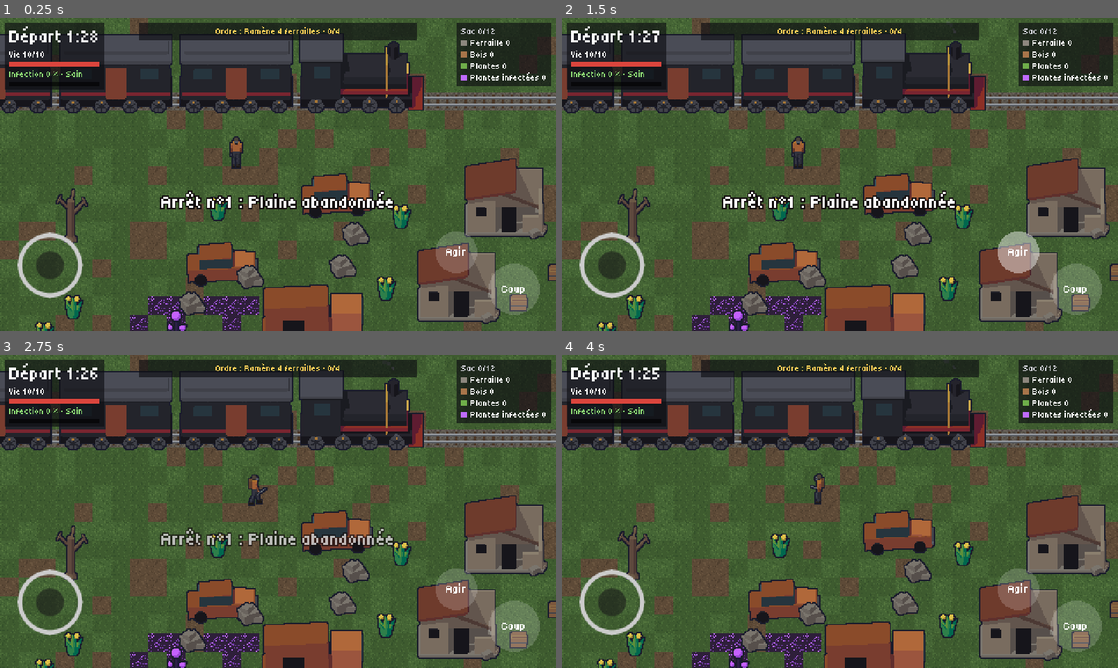
Above: before the commit, frames 1-4 (two rows, left to right).
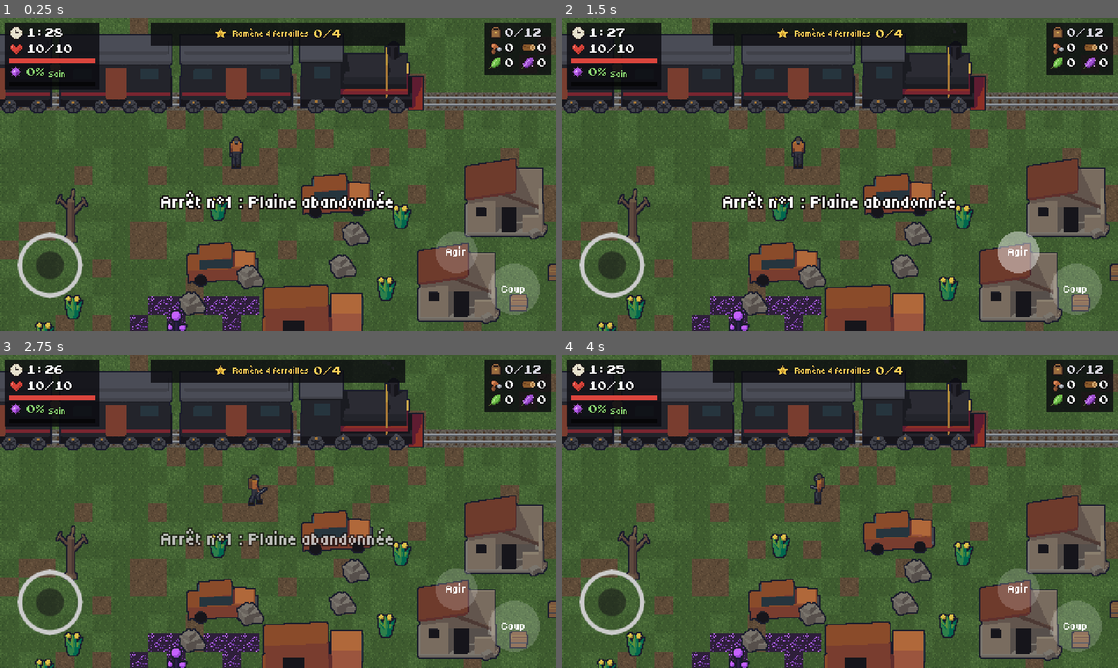
Above: after the commit, the same moments.

Repository: Andrews-Hef/Runaway-_train-
Game: Godot game, scene res://levels/stop_zone/stop_zone.tscn
Same seed, same stepped clock (60 frames per second), same inputs: the game is played once before the commit and once after it. This scene is started directly instead of the project's main scene.
Inputs (mouse positions are in pixels of both pictures, inside the frame that each line leads up to):
- Up to frame 1 (0.25 s): no input
- Up to frame 2 (1.5 s): tap Enter at 0.5 s; drag from (1073, 290) to (795, 121) at 0.52 s; drag from (1017, 252) to (795, 121) at 1.27 s
- Up to frame 3 (2.75 s): move the mouse to (333, 442) at 2.02 s; hold D (move_right) from 2.03 s (still down); hold Space (attack) from 2.03 s (still down); click (333, 442) at 2.17 s
- Up to frame 4 (4 s): release D (move_right) at 2.75 s; release Space (attack) at 2.75 s; drag from (812, 574) to (817, 498) at 2.77 s; tap Space (attack) at 3.5 s; move the mouse to (1006, 558) at 3.52 s; hold A (move_left) from 3.53 s (still down); hold Space (attack) from 3.53 s (still down); click (1006, 558) at 3.67 s

The runs differ from the first frame. In frame 1, 4.4% of the frame differs, in the area x 1-100%, y 1-22%; in frame 2, 4.4%; in frame 3, 4.4%; in frame 4, 4.4%.

Commit message:
feat: HUD plus lisible avec des icônes, décor du train ralenti
- Icônes pixel art 12 px (tools/gen_icons.py) : temps, vie, infection, sac, ordre,
  recrue, plan, et chaque ressource (LootData.icon)
- HUD : icône + chiffre pour le temps, la vie, l'infection (avec son palier),
  le sac et chaque ressource en deux colonnes ; ordre du capitaine avec sa progression
- Chiffres en Press Start 2P (SIL OFL 1.1, ajoutée à la licence), textes avec
  ombre portée, panneaux plus opaques
- Icônes aussi dans l'onglet Stock du train
- Décor qui défile ralenti (intérieur, trajet, écran titre), roues au même rythme

Diff:
--- a/core/loot_data.gd
+++ b/core/loot_data.gd
@@ -6,8 +6,10 @@
 ## Identifiant stable, utilisé dans les sauvegardes et le butin.
 @export var id: StringName
 @export var display_name: String
-## Couleur du compteur dans le HUD, en attendant les icônes.
+## Couleur du texte de la ressource (listes, bilan).
 @export var color: Color = Color.WHITE
+## Icône 12x12 (HUD, menus, bilan). Générées par tools/gen_icons.py.
+@export var icon: Texture2D
 ## Ressource infectée : vaut plus, mais expose le joueur quand il la récolte.
 @export var infected: bool = false
 ## Rare : n'apparaît dans le HUD qu'une fois trouvée.
--- a/data/loot/antibiotics.tres
+++ b/data/loot/antibiotics.tres
@@ -1,5 +1,6 @@
 [gd_resource type="Resource" script_class="LootData" format=3]
 
+[ext_resource type="Texture2D" path="res://assets/ui/icons/antibiotics.png" id="2_icon"]
 [ext_resource type="Script" path="res://core/loot_data.gd" id="1_loot"]
 
 [resource]
@@ -9,3 +10,4 @@
 color = Color(0.95, 0.55, 0.55, 1)
 rare = true
 cure = 0.2
+icon = ExtResource("2_icon")
--- a/data/loot/antiseptic.tres
+++ b/data/loot/antiseptic.tres
@@ -1,5 +1,6 @@
 [gd_resource type="Resource" script_class="LootData" format=3]
 
+[ext_resource type="Texture2D" path="res://assets/ui/icons/antiseptic.png" id="2_icon"]
 [ext_resource type="Script" path="res://core/loot_data.gd" id="1_loot"]
 
 [resource]
@@ -9,3 +10,4 @@
 color = Color(0.95, 0.95, 0.9, 1)
 rare = true
 cure = 0.1
+icon = ExtResource("2_icon")
--- a/data/loot/chemicals.tres
+++ b/data/loot/chemicals.tres
@@ -1,5 +1,6 @@
 [gd_resource type="Resource" script_class="LootData" format=3]
 
+[ext_resource type="Texture2D" path="res://assets/ui/icons/chemicals.png" id="2_icon"]
 [ext_resource type="Script" path="res://core/loot_data.gd" id="1_loot"]
 
 [resource]
@@ -8,3 +9,4 @@
 display_name = "Produits chimiques"
 color = Color(0.55, 0.9, 0.75, 1)
 rare = true
+icon = ExtResource("2_icon")
--- a/data/loot/cloth.tres
+++ b/data/loot/cloth.tres
@@ -1,5 +1,6 @@
 [gd_resource type="Resource" script_class="LootData" format=3]
 
+[ext_resource type="Texture2D" path="res://assets/ui/icons/cloth.png" id="2_icon"]
 [ext_resource type="Script" path="res://core/loot_data.gd" id="1_l6p2w"]
 
 [resource]
@@ -8,3 +9,4 @@
 display_name = "Tissu"
 color = Color(0.7254902, 0.63529414, 0.47843137, 1)
 rare = true
+icon = ExtResource("2_icon")
--- a/data/loot/herb.tres
+++ b/data/loot/herb.tres
@@ -1,5 +1,6 @@
 [gd_resource type="Resource" script_class="LootData" format=3]
 
+[ext_resource type="Texture2D" path="res://assets/ui/icons/herb.png" id="2_icon"]
 [ext_resource type="Script" path="res://core/loot_data.gd" id="1_6rgwe"]
 
 [resource]
@@ -7,3 +8,4 @@
 id = &"herb"
 display_name = "Plantes"
 color = Color(0.43529412, 0.68235296, 0.2901961, 1)
+icon = ExtResource("2_icon")
--- a/data/loot/infected_herb.tres
+++ b/data/loot/infected_herb.tres
@@ -1,5 +1,6 @@
 [gd_resource type="Resource" script_class="LootData" format=3]
 
+[ext_resource type="Texture2D" path="res://assets/ui/icons/infected_herb.png" id="2_icon"]
 [ext_resource type="Script" path="res://core/loot_data.gd" id="1_levgv"]
 
 [resource]
@@ -8,3 +9,4 @@
 display_name = "Plantes infectées"
 color = Color(0.7529412, 0.41960785, 1, 1)
 infected = true
+icon = ExtResource("2_icon")
--- a/data/loot/metal_plate.tres
+++ b/data/loot/metal_plate.tres
@@ -1,5 +1,6 @@
 [gd_resource type="Resource" script_class="LootData" format=3]
 
+[ext_resource type="Texture2D" path="res://assets/ui/icons/metal_plate.png" id="2_icon"]
 [ext_resource type="Script" path="res://core/loot_data.gd" id="1_loot"]
 
 [resource]
@@ -8,3 +9,4 @@
 display_name = "Plaques de métal"
 color = Color(0.7, 0.72, 0.78, 1)
 rare = true
+icon = ExtResource("2_icon")
--- a/data/loot/parts.tres
+++ b/data/loot/parts.tres
@@ -1,5 +1,6 @@
 [gd_resource type="Resource" script_class="LootData" format=3]
 
+[ext_resource type="Texture2D" path="res://assets/ui/icons/parts.png" id="2_icon"]
 [ext_resource type="Script" path="res://core/loot_data.gd" id="1_r35bo"]
 
 [resource]
@@ -8,3 +9,4 @@
 display_name = "Pièces mécaniques"
 color = Color(0.56078434, 0.6901961, 0.78431374, 1)
 rare = true
+icon = ExtResource("2_icon")
--- a/data/loot/scrap.tres
+++ b/data/loot/scrap.tres
@@ -1,5 +1,6 @@
 [gd_resource type="Resource" script_class="LootData" format=3]
 
+[ext_resource type="Texture2D" path="res://assets/ui/icons/scrap.png" id="2_icon"]
 [ext_resource type="Script" path="res://core/loot_data.gd" id="1_0jpjw"]
 
 [resource]
@@ -7,3 +8,4 @@
 id = &"scrap"
 display_name = "Ferraille"
 color = Color(0.5529412, 0.5294118, 0.49411765, 1)
+icon = ExtResource("2_icon")
--- a/data/loot/serum.tres
+++ b/data/loot/serum.tres
@@ -1,5 +1,6 @@
 [gd_resource type="Resource" script_class="LootData" format=3]
 
+[ext_resource type="Texture2D" path="res://assets/ui/icons/serum.png" id="2_icon"]
 [ext_resource type="Script" path="res://core/loot_data.gd" id="1_loot"]
 
 [resource]
@@ -9,3 +10,4 @@
 color = Color(0.5, 0.85, 1.0, 1)
 rare = true
 cure = 0.35
+icon = ExtResource("2_icon")
--- a/data/loot/vaccine.tres
+++ b/data/loot/vaccine.tres
@@ -1,5 +1,6 @@
 [gd_resource type="Resource" script_class="LootData" format=3]
 
+[ext_resource type="Texture2D" path="res://assets/ui/icons/vaccine.png" id="2_icon"]
 [ext_resource type="Script" path="res://core/loot_data.gd" id="1_loot"]
 
 [resource]
@@ -9,3 +10,4 @@
 color = Color(1.0, 0.9, 0.4, 1)
 rare = true
 cure = 0.6
+icon = ExtResource("2_icon")
--- a/data/loot/wood.tres
+++ b/data/loot/wood.tres
@@ -1,5 +1,6 @@
 [gd_resource type="Resource" script_class="LootData" format=3]
 
+[ext_resource type="Texture2D" path="res://assets/ui/icons/wood.png" id="2_icon"]
 [ext_resource type="Script" path="res://core/loot_data.gd" id="1_tieyh"]
 
 [resource]
@@ -7,3 +8,4 @@
 id = &"wood"
 display_name = "Bois"
 color = Color(0.65882355, 0.45882353, 0.2901961, 1)
+icon = ExtResource("2_icon")
--- a/entities/train/train.gd
+++ b/entities/train/train.gd
@@ -22,6 +22,8 @@
 ## Écart entre deux wagons, en pixels.
 const WAGON_PITCH: float = 104.0
 const WAGON_FRAMES: SpriteFrames = preload("res://assets/sprites/wagon/wagon.tres")
+## Vitesse de l'animation des roues en marche (1 = vitesse td2d).
+const RUN_ANIMATION_SPEED: float = 0.55
 
 @onready var door: Interactable = $Door
 @onready var _body: StaticBody2D = $Body
@@ -82,6 +84,8 @@
 	for car: Node in _cars.get_children():
 		if car is AnimatedSprite2D:
 			(car as AnimatedSprite2D).play(&"run_s" if value else &"idle_s")
+			# Les roues tournent au rythme du décor qui défile (ralenti).
+			(car as AnimatedSprite2D).speed_scale = RUN_ANIMATION_SPEED if value else 1.0
 	_smoke.amount = 24 if value else 6
 	_smoke.initial_velocity_min = 18.0 if value else 6.0
 	_smoke.initial_velocity_max = 28.0 if value else 10.0
--- a/levels/journey/journey.tscn
+++ b/levels/journey/journey.tscn
@@ -20,7 +20,7 @@
 
 [node name="Scenery" type="Parallax2D" parent="."]
 repeat_size = Vector2(768, 0)
-autoscroll = Vector2(-160, 0)
+autoscroll = Vector2(-70, 0)
 repeat_times = 3
 
 [node name="Ground" type="TileMapLayer" parent="Scenery"]
--- a/levels/title/title.tscn
+++ b/levels/title/title.tscn
@@ -22,7 +22,7 @@
 
 [node name="Ground" type="Parallax2D" parent="."]
 repeat_size = Vector2(768, 0)
-autoscroll = Vector2(-200, 0)
+autoscroll = Vector2(-80, 0)
 repeat_times = 3
 
 [node name="Tiles" type="TileMapLayer" parent="Ground"]
--- a/levels/train_interior/train_interior.tscn
+++ b/levels/train_interior/train_interior.tscn
@@ -19,7 +19,7 @@
 
 [node name="Ground" type="Parallax2D" parent="."]
 repeat_size = Vector2(768, 0)
-autoscroll = Vector2(-240, 0)
+autoscroll = Vector2(-90, 0)
 repeat_times = 3
 
 [node name="Tiles" type="TileMapLayer" parent="Ground"]
--- a/ui/hud/hud.gd
+++ b/ui/hud/hud.gd
@@ -1,16 +1,27 @@
 extends CanvasLayer
-## Interface en jeu : temps d'arrêt restant, vie, exposition, butin et consignes.
+## Interface en jeu : temps d'arrêt restant, vie, infection, butin et consignes.
 ##
 ## Elle n'a aucune logique de jeu : elle affiche ce que les systèmes lui signalent.
+## Icônes 12 px (assets/ui/icons/) et chiffres en 16 px, textes cernés de noir :
+## lisible sur un petit écran.
 
 const NORMAL_TIME_COLOR: Color = Color(1.0, 1.0, 1.0)
 const WHISTLE_TIME_COLOR: Color = Color(1.0, 0.45, 0.35)
+const OUTLINE_COLOR: Color = Color(0.06, 0.05, 0.06)
+const BAG_ICON: Texture2D = preload("res://assets/ui/icons/bag.png")
+const RECRUIT_ICON: Texture2D = preload("res://assets/ui/icons/recruit.png")
+const PLAN_ICON: Texture2D = preload("res://assets/ui/icons/plan.png")
+## Police des chiffres : Press Start 2P (OFL), chiffres épais, nets à 8 px.
+const NUMBERS_FONT: Font = preload("res://assets/fonts/press_start_2p/PressStart2P-Regular.ttf")
 
 @onready var _timer_label: Label = %TimerLabel
 @onready var _health_label: Label = %HealthLabel
 @onready var _health_bar: ProgressBar = %HealthBar
 @onready var _toast: Label = %Toast
-@onready var _order: Label = %Order
+@onready var _order: Control = %Order
+@onready var _order_text: Label = %OrderText
+@onready var _order_progress: Label = %OrderProgress
+@onready var _stage_label: Label = %StageLabel
 @onready var _mash: Control = %Mash
 @onready var _mash_label: Label = %MashLabel
 @onready var _mash_bar: ProgressBar = %MashBar
@@ -28,10 +39,30 @@
 var _interactor: Interactor
 var _session: StopSession
 var _bag_label: Label
+var _loot_grid: GridContainer
+var _extras: VBoxContainer
+var _shown_plans: Array[StringName] = []
 var _banner_tween: Tween
 var _toast_tween: Tween
 var _captain_order: CaptainOrders.Order
 var _exposure_value: float = 0.0
+
+
+func _ready() -> void:
+	_outline_labels($Root)
+
+
+## Une ombre portée noire sous tous les textes : lisibles sur n'importe quel décor,
+## sans boucher l'intérieur des chiffres (un contour remplirait le creux des 8 et des 0).
+static func _outline_labels(node: Node) -> void:
+	for child: Node in node.get_children():
+		if child is Label and not (child as Label).has_theme_constant_override(&"outline_size"):
+			var label := child as Label
+			var big: bool = label.get_theme_font_size(&"font_size") >= 16
+			label.add_theme_color_override(&"font_shadow_color", OUTLINE_COLOR)
+			label.add_theme_constant_override(&"shadow_offset_x", 2 if big else 1)
+			label.add_theme_constant_override(&"shadow_offset_y", 2 if big else 1)
+		_outline_labels(child)
 
 
 func bind(session: StopSession, player: Player, loot_types: Array[LootData]) -> void:
@@ -85,12 +116,15 @@
 	if _captain_order.data.kind == OrderData.Kind.LOW_EXPOSURE:
 		var gained: float = maxf(_exposure_value - _session.result.exposure_start, 0.0)
 		done = gained * 100.0 < _captain_order.amount
-		progress = "+%d %%" % roundi(gained * 100.0)
+		progress = "+%d%%" % roundi(gained * 100.0)
 	else:
 		done = _captain_order.is_completed(_session.result)
 		progress = _captain_order.progress_text(_session.result)
-	_order.text = "Ordre : %s · %s%s" % [_captain_order.text(), progress, " (fait)" if done else ""]
-	_order.add_theme_color_override(&"font_color", Color(0.55, 0.85, 0.45) if done else Color(1.0, 0.82, 0.35))
+	_order_text.text = _captain_order.text()
+	_order_progress.text = progress
+	var color: Color = Color(0.55, 0.85, 0.45) if done else Color(1.0, 0.82, 0.35)
+	_order_text.add_theme_color_override(&"font_color", color)
+	_order_progress.add_theme_color_override(&"font_color", color)
 
 
 ## Message court au-dessus du jeu (vol, butin récupéré...). `bad` : en rouge.
@@ -112,28 +146,52 @@
 	return "%d:%02d" % [total / 60, total % 60]
 
 
+## Le sac : icône + nombre pour chaque ressource, en deux colonnes ; puis recrues et plans.
 func _build_loot_list() -> void:
 	for child: Node in _loot_list.get_children():
+		_loot_list.remove_child(child)
 		child.queue_free()
 	_loot_labels.clear()
-	_bag_label = Label.new()
-	_loot_list.add_child(_bag_label)
+	var bag_row := _icon_row(BAG_ICON)
+	_bag_label = bag_row.get_child(1) as Label
+	_loot_list.add_child(bag_row)
+	_loot_grid = GridContainer.new()
+	_loot_grid.columns = 2
+	_loot_grid.add_theme_constant_override(&"h_separation", 6)
+	_loot_grid.add_theme_constant_override(&"v_separation", 1)
+	_loot_list.add_child(_loot_grid)
 	for loot: LootData in _loot_types:
-		var row := HBoxContainer.new()
-		row.add_theme_constant_override(&"separation", 3)
-		var swatch := ColorRect.new()
-		swatch.color = loot.color
-		swatch.custom_minimum_size = Vector2(5.0, 5.0)
-		swatch.size_flags_vertical = Control.SIZE_SHRINK_CENTER
-		var label := Label.new()
-		row.add_child(swatch)
-		row.add_child(label)
-		_loot_list.add_child(row)
-		_loot_labels[loot.id] = label
+		var row := _icon_row(loot.icon)
+		row.tooltip_text = loot.display_name
+		_loot_grid.add_child(row)
+		_loot_labels[loot.id] = row.get_child(1) as Label
+	_extras = VBoxContainer.new()
+	_extras.add_theme_constant_override(&"separation", 1)
+	_loot_list.add_child(_extras)
+	_outline_labels(_loot_list)
+
+
+static func _icon_row(icon: Texture2D) -> HBoxContainer:
+	var row := HBoxContainer.new()
+	row.add_theme_constant_override(&"separation", 2)
+	row.mouse_filter = Control.MOUSE_FILTER_IGNORE
+	var picture := TextureRect.new()
+	picture.texture = icon
+	picture.custom_minimum_size = Vector2(12.0, 12.0)
+	picture.stretch_mode = TextureRect.STRETCH_KEEP_CENTERED
+	picture.size_flags_vertical = Control.SIZE_SHRINK_CENTER
+	picture.mouse_filter = Control.MOUSE_FILTER_IGNORE
+	row.add_child(picture)
+	var label := Label.new()
+	label.add_theme_font_override(&"font", NUMBERS_FONT)
+	label.add_theme_font_size_override(&"font_size", 8)
+	label.size_flags_vertical = Control.SIZE_SHRINK_CENTER
+	row.add_child(label)
+	return row
 
 
 func _on_time_changed(remaining: float) -> void:
-	_timer_label.text = "Départ " + format_time(remaining)
+	_timer_label.text = format_time(remaining)
 
 
 func _on_whistle_blown() -> void:
@@ -147,27 +205,42 @@
 func _on_loot_changed(result: ExpeditionResult) -> void:
 	for loot: LootData in _loot_types:
 		var amount: int = result.get_amount(loot.id)
-		_loot_labels[loot.id].text = "%s %d" % [loot.display_name, amount]
+		_loot_labels[loot.id].text = str(amount)
 		# Les matériaux rares n'apparaissent qu'une fois trouvés, pour garder le HUD lisible.
 		_loot_labels[loot.id].get_parent().visible = amount > 0 or not loot.rare
+	# Plans trouvés pendant la sortie.
+	for plan_id: StringName in result.plans:
+		if plan_id in _shown_plans:
+			continue
+		_shown_plans.append(plan_id)
+		var row := _icon_row(PLAN_ICON)
+		var label := row.get_child(1) as Label
+		label.text = BlueprintCatalog.get_plan(plan_id).display_name
+		label.remove_theme_font_override(&"font")
+		label.add_theme_color_override(&"font_color", Color(0.6, 0.8, 1.0))
+		_extras.add_child(row)
+		_outline_labels(row)
 	_refresh_order()
 	if _session and _session.capacity >= 0:
-		_bag_label.text = "Sac %d/%d" % [result.total_items(), _session.capacity]
+		_bag_label.text = "%d/%d" % [result.total_items(), _session.capacity]
 		_bag_label.add_theme_color_override(&"font_color", Color(1.0, 0.45, 0.35) if _session.is_bag_full() else Color(0.85, 0.85, 0.88))
 	_refresh_prompt()
 
 
 func _on_recruited(member: CrewMember) -> void:
-	var label := Label.new()
-	label.text = "Recrue : " + member.display_name
+	var row := _icon_row(RECRUIT_ICON)
+	var label := row.get_child(1) as Label
+	label.text = member.display_name
+	label.remove_theme_font_override(&"font")
 	label.add_theme_color_override(&"font_color", Color(1.0, 0.82, 0.35))
-	_loot_list.add_child(label)
+	_extras.add_child(row)
+	_outline_labels(row)
 
 
 func _on_health_changed(health: int, max_health: int) -> void:
 	_health_bar.max_value = max_health
 	_health_bar.value = health
-	_health_label.text = "Vie %d/%d" % [health, max_health]
+	_health_label.text = "%d/%d" % [health, max_health]
 	_health_label.add_theme_color_override(&"font_color", Color(1.0, 0.45, 0.35) if health * 3 <= max_health else Color.WHITE)
 
 
@@ -185,8 +258,10 @@
 	_exposure_value = value
 	_refresh_order()
 	_exposure_bar.value = value
-	_exposure_label.text = "Infection %d %% · %s" % [roundi(value * 100.0), Infection.stage_name(Infection.stage_for(value))]
+	_exposure_label.text = "%d%%" % roundi(value * 100.0)
+	_stage_label.text = Infection.stage_name(Infection.stage_for(value))
 	_exposure_label.add_theme_color_override(&"font_color", Infection.color(value))
+	_stage_label.add_theme_color_override(&"font_color", Infection.color(value))
 
 
 func _on_zone_changed(inside: bool) -> void:
--- a/ui/hud/hud.tscn
+++ b/ui/hud/hud.tscn
@@ -2,13 +2,18 @@
 
 [ext_resource type="Script" path="res://ui/hud/hud.gd" id="1_hud"]
 [ext_resource type="Theme" path="res://ui/theme/game_theme.tres" id="9_theme"]
+[ext_resource type="Texture2D" path="res://assets/ui/icons/timer.png" id="10_timer"]
+[ext_resource type="Texture2D" path="res://assets/ui/icons/health.png" id="11_health"]
+[ext_resource type="Texture2D" path="res://assets/ui/icons/infection.png" id="12_infection"]
+[ext_resource type="Texture2D" path="res://assets/ui/icons/order.png" id="13_order"]
+[ext_resource type="FontFile" path="res://assets/fonts/press_start_2p/PressStart2P-Regular.ttf" id="14_numbers"]
 
 [sub_resource type="StyleBoxFlat" id="StyleBoxFlat_panel"]
 content_margin_left = 4.0
 content_margin_top = 3.0
 content_margin_right = 4.0
 content_margin_bottom = 3.0
-bg_color = Color(0.05, 0.05, 0.07, 0.65)
+bg_color = Color(0.04, 0.04, 0.06, 0.8)
 
 [sub_resource type="StyleBoxFlat" id="StyleBoxFlat_bar_bg"]
 bg_color = Color(0, 0, 0, 0.6)
@@ -44,7 +49,7 @@
 layout_mode = 0
 offset_left = 4.0
 offset_top = 4.0
-offset_right = 84.0
+offset_right = 70.0
 offset_bottom = 40.0
 mouse_filter = 2
 theme_override_styles/panel = SubResource("StyleBoxFlat_panel")
@@ -53,20 +58,47 @@
 layout_mode = 2
 theme_override_constants/separation = 2
 
-[node name="TimerLabel" type="Label" parent="Root/Status/VBox"]
-unique_name_in_owner = true
-layout_mode = 2
-theme_override_font_sizes/font_size = 16
-text = "Départ 1:30"
-
-[node name="HealthLabel" type="Label" parent="Root/Status/VBox"]
-unique_name_in_owner = true
-layout_mode = 2
-text = "Vie 10/10"
+[node name="TimerRow" type="HBoxContainer" parent="Root/Status/VBox"]
+layout_mode = 2
+theme_override_constants/separation = 3
+
+[node name="TimerIcon" type="TextureRect" parent="Root/Status/VBox/TimerRow"]
+custom_minimum_size = Vector2(12, 12)
+layout_mode = 2
+size_flags_vertical = 4
+mouse_filter = 2
+texture = ExtResource("10_timer")
+stretch_mode = 5
+
+[node name="TimerLabel" type="Label" parent="Root/Status/VBox/TimerRow"]
+unique_name_in_owner = true
+layout_mode = 2
+theme_override_fonts/font = ExtResource("14_numbers")
+theme_override_font_sizes/font_size = 8
+text = "1:30"
+
+[node name="HealthRow" type="HBoxContainer" parent="Root/Status/VBox"]
+layout_mode = 2
+theme_override_constants/separation = 3
+
+[node name="HealthIcon" type="TextureRect" parent="Root/Status/VBox/HealthRow"]
+custom_minimum_size = Vector2(12, 12)
+layout_mode = 2
+size_flags_vertical = 4
+mouse_filter = 2
+texture = ExtResource("11_health")
+stretch_mode = 5
+
+[node name="HealthLabel" type="Label" parent="Root/Status/VBox/HealthRow"]
+unique_name_in_owner = true
+layout_mode = 2
+theme_override_fonts/font = ExtResource("14_numbers")
+theme_override_font_sizes/font_size = 8
+text = "10/10"
 
 [node name="HealthBar" type="ProgressBar" parent="Root/Status/VBox"]
 unique_name_in_owner = true
-custom_minimum_size = Vector2(72, 4)
+custom_minimum_size = Vector2(74, 4)
 layout_mode = 2
 mouse_filter = 2
 theme_override_styles/background = SubResource("StyleBoxFlat_bar_bg")
@@ -76,20 +108,41 @@
 value = 10.0
 show_percentage = false
 
-[node name="ExposureLabel" type="Label" parent="Root/Status/VBox"]
-unique_name_in_owner = true
-layout_mode = 2
-text = "Infection 0 % · Sain"
+[node name="InfectionRow" type="HBoxContainer" parent="Root/Status/VBox"]
+layout_mode = 2
+theme_override_constants/separation = 3
+
+[node name="InfectionIcon" type="TextureRect" parent="Root/Status/VBox/InfectionRow"]
+custom_minimum_size = Vector2(12, 12)
+layout_mode = 2
+size_flags_vertical = 4
+mouse_filter = 2
+texture = ExtResource("12_infection")
+stretch_mode = 5
+
+[node name="ExposureLabel" type="Label" parent="Root/Status/VBox/InfectionRow"]
+unique_name_in_owner = true
+layout_mode = 2
+theme_override_fonts/font = ExtResource("14_numbers")
+theme_override_font_sizes/font_size = 8
+text = "0 %"
+
+[node name="StageLabel" type="Label" parent="Root/Status/VBox/InfectionRow"]
+unique_name_in_owner = true
+layout_mode = 2
+size_flags_vertical = 8
+text = "Sain"
 
 [node name="ExposureBar" type="ProgressBar" parent="Root/Status/VBox"]
 unique_name_in_owner = true
-custom_minimum_size = Vector2(72, 4)
+custom_minimum_size = Vector2(74, 4)
 layout_mode = 2
 mouse_filter = 2
 theme_override_styles/background = SubResource("StyleBoxFlat_bar_bg")
 theme_override_styles/fill = SubResource("StyleBoxFlat_bar_fill")
 max_value = 1.0
 step = 0.001
+value = 0.0
 show_percentage = false
 
 [node name="ZoneWarning" type="Label" parent="Root/Status/VBox"]
@@ -137,22 +190,46 @@
 text = "Le train siffle ! Remonte à bord !"
 horizontal_alignment = 1
 
-[node name="Order" type="Label" parent="Root"]
+[node name="Order" type="PanelContainer" parent="Root"]
 unique_name_in_owner = true
 visible = false
 layout_mode = 1
 anchors_preset = 5
 anchor_left = 0.5
 anchor_right = 0.5
-offset_left = -120.0
+offset_left = -110.0
 offset_top = 4.0
-offset_right = 120.0
-offset_bottom = 16.0
-grow_horizontal = 2
-theme_override_styles/normal = SubResource("StyleBoxFlat_panel")
+offset_right = 110.0
+offset_bottom = 24.0
+grow_horizontal = 2
+mouse_filter = 2
+theme_override_styles/panel = SubResource("StyleBoxFlat_panel")
+
+[node name="HBox" type="HBoxContainer" parent="Root/Order"]
+layout_mode = 2
+alignment = 1
+theme_override_constants/separation = 4
+
+[node name="OrderIcon" type="TextureRect" parent="Root/Order/HBox"]
+custom_minimum_size = Vector2(12, 12)
+layout_mode = 2
+size_flags_vertical = 4
+mouse_filter = 2
+texture = ExtResource("13_order")
+stretch_mode = 5
+
+[node name="OrderText" type="Label" parent="Root/Order/HBox"]
+unique_name_in_owner = true
+layout_mode = 2
 theme_override_colors/font_color = Color(1, 0.82, 0.35, 1)
-text = "Ordre : Ramène 4 ferrailles · 0/4"
-horizontal_alignment = 1
+text = "Ramène 4 ferrailles"
+
+[node name="OrderProgress" type="Label" parent="Root/Order/HBox"]
+unique_name_in_owner = true
+layout_mode = 2
+theme_override_fonts/font = ExtResource("14_numbers")
+theme_override_font_sizes/font_size = 8
+text = "0/4"
 
 [node name="Toast" type="Label" parent="Root"]
 unique_name_in_owner = true
@@ -162,9 +239,9 @@
 anchor_left = 0.5
 anchor_right = 0.5
 offset_left = -150.0
-offset_top = 42.0
+offset_top = 30.0
 offset_right = 150.0
-offset_bottom = 54.0
+offset_bottom = 42.0
 grow_horizontal = 2
 theme_override_colors/font_outline_color = Color(0.08, 0.06, 0.06, 1)
 theme_override_constants/outline_size = 4
--- a/ui/train/train_menu.gd
+++ b/ui/train/train_menu.gd
@@ -89,11 +89,12 @@
 	for loot: LootData in GameState.LOOT_TYPES:
 		var row := HBoxContainer.new()
 		row.add_theme_constant_override(&"separation", 4)
-		var swatch := ColorRect.new()
-		swatch.color = loot.color
-		swatch.custom_minimum_size = Vector2(6.0, 6.0)
-		swatch.size_flags_vertical = Control.SIZE_SHRINK_CENTER
-		row.add_child(swatch)
+		var icon := TextureRect.new()
+		icon.texture = loot.icon
+		icon.custom_minimum_size = Vector2(12.0, 12.0)
+		icon.stretch_mode = TextureRect.STRETCH_KEEP_CENTERED
+		icon.size_flags_vertical = Control.SIZE_SHRINK_CENTER
+		row.add_child(icon)
 		row.add_child(MenuKit.label("%s : %d" % [loot.display_name, GameState.storage_amount(loot.id)]))
 		_stock_list.add_child(row)
 	_stock_list.add_child(MenuKit.label("Équipements à bord : %d" % GameState.owned_items.size(), MUTED))
Not shown, added: assets/fonts/press_start_2p/OFL.txt
Binary file added: assets/fonts/press_start_2p/PressStart2P-Regular.ttf
Not shown, added: assets/fonts/press_start_2p/PressStart2P-Regular.ttf.import
Binary file added: assets/ui/icons/antibiotics.png
Not shown, added: assets/ui/icons/antibiotics.png.import
Binary file added: assets/ui/icons/antiseptic.png
Not shown, added: assets/ui/icons/antiseptic.png.import
Binary file added: assets/ui/icons/bag.png
Not shown, added: assets/ui/icons/bag.png.import
Binary file added: assets/ui/icons/chemicals.png
Not shown, added: assets/ui/icons/chemicals.png.import
Binary file added: assets/ui/icons/cloth.png
(and 29 more such lines)
